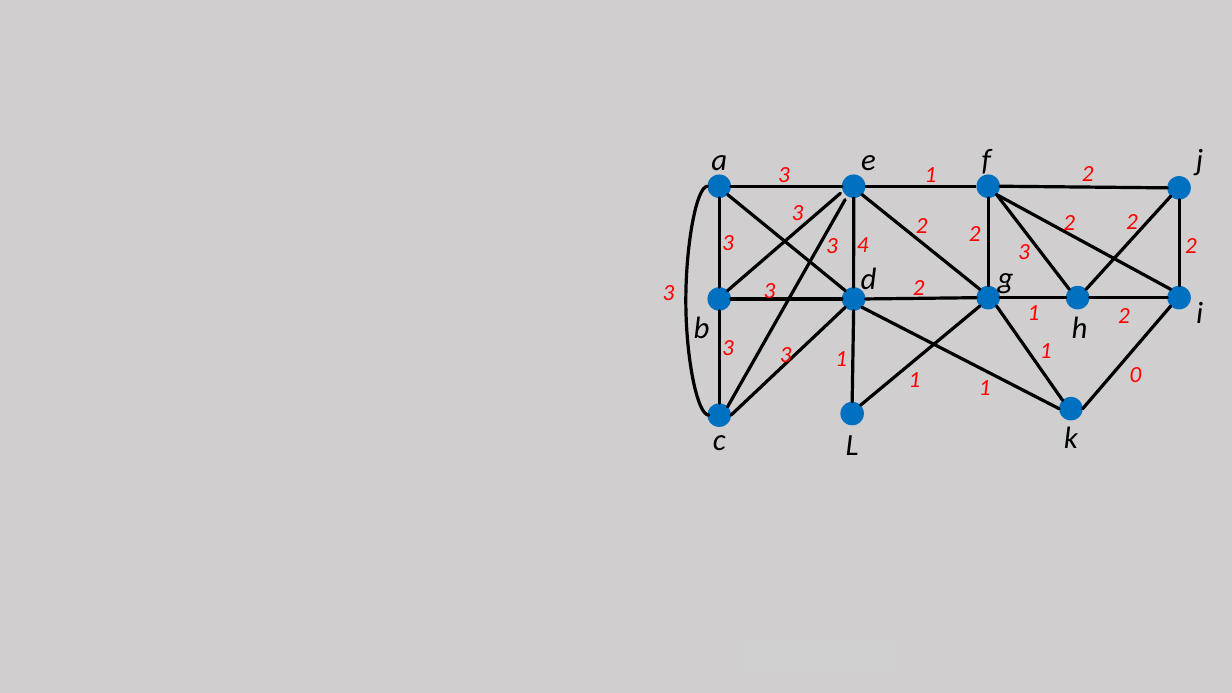
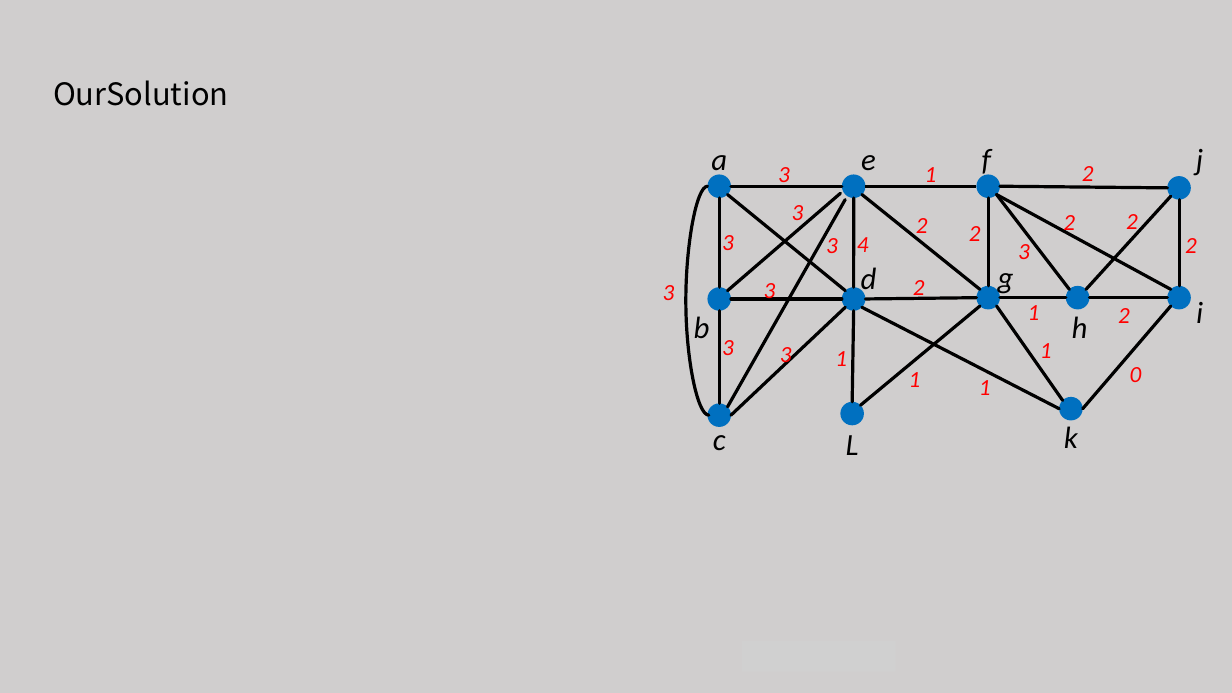
Before and after one commit to tianzhuwei/PPT, a slide deck: slide 15 of 魏天柱--Truss decomposition in massive networks.pptx. Drawn at 1232x693 pixels with LibreOffice and Linux fonts; fonts in the diff are those of the drawing; grey boxes stand for pictures. Boxes give left, top, right and bottom in pixels: in the first picture for what was removed or moved away, otherwise in the second. Text is boxed around its words. In the diff, an @@ line names an element or a change of style, - is before the commit and + after.

```diff
--- a/魏天柱--Truss decomposition in massive networks.pptx
+++ b/魏天柱--Truss decomposition in massive networks.pptx
@@ text added at (53, 80, 229, 106), 24 pt, text #000000 @@
+OurSolution
```
Also in this commit, not shown: 5 other slides changed.
